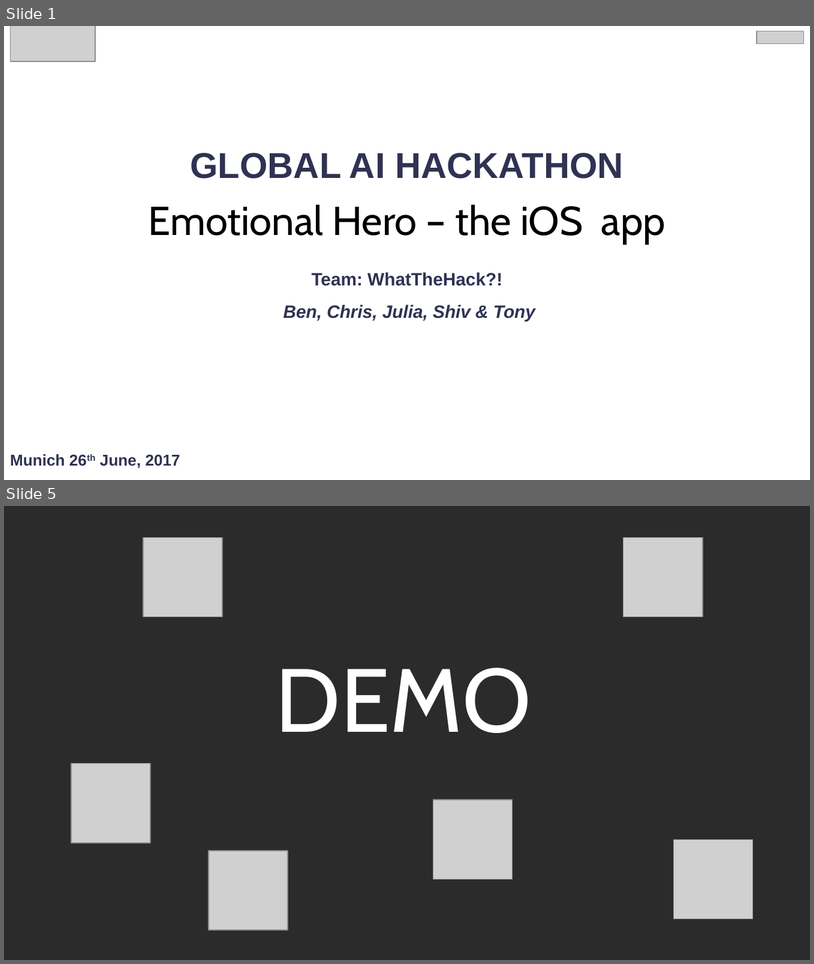
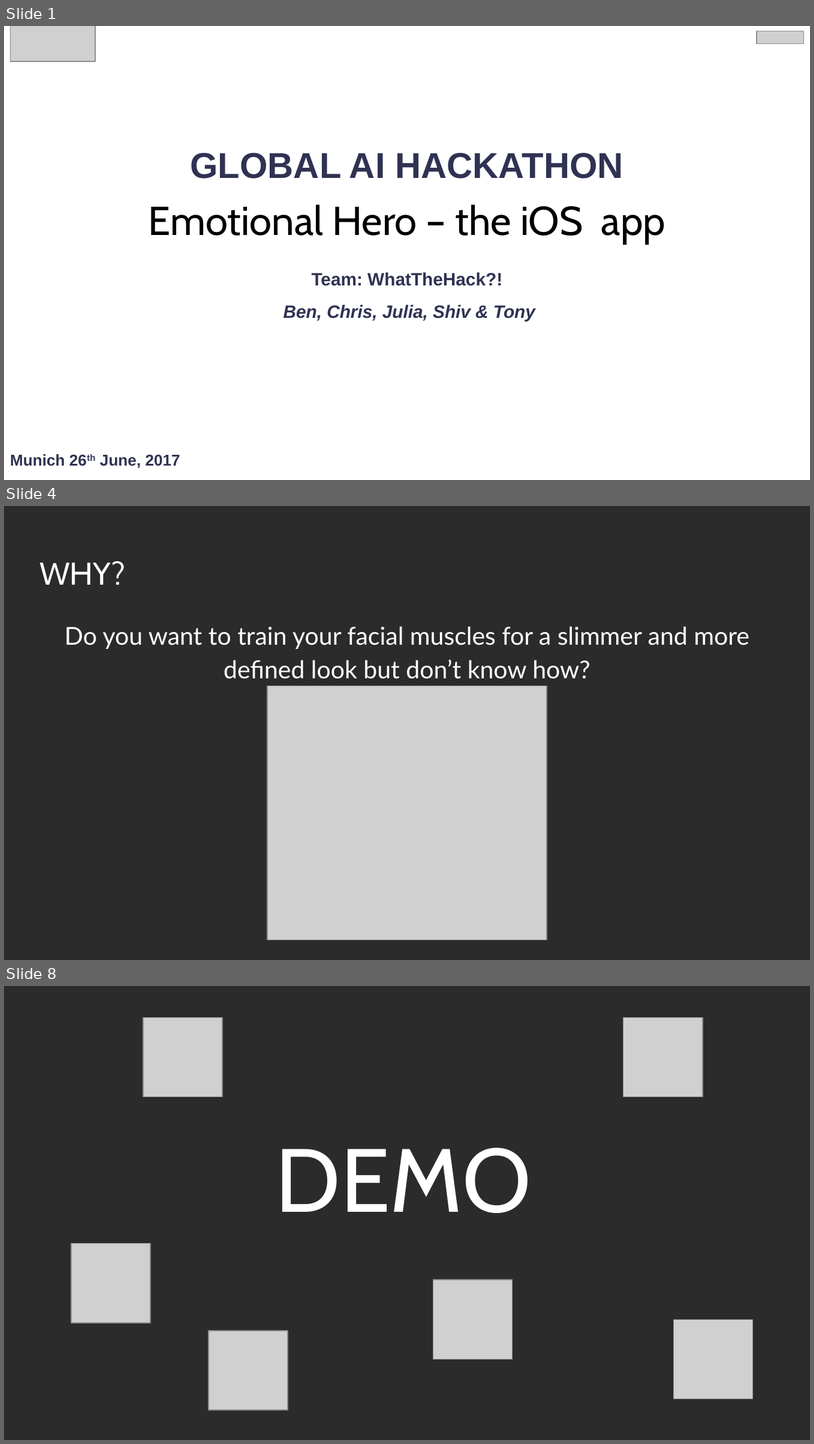
Before and after one commit to b3nk4n/AI-Hackathon, a slide deck: docs/AI Hackathon - Presentation.pptx. Shown one above the other, each under a label of ours: slides 1 and 5 before the commit, slides 1, 4 and 8 after it; the slides between them are not shown. The pictures are 814x964 and 814x1444 pixels, drawn with LibreOffice and Linux fonts; fonts in the diff are those of the drawing; grey boxes stand for pictures; background and template pictures are left out; a plain dark background stands for a picture behind light text. Boxes give left, top, right and bottom in pixels: in the first picture for what was removed or moved away, otherwise in the second. Text is boxed around its words. In the diff, an @@ line names an element or a change of style, - is before the commit and + after.

```diff
--- a/docs/AI Hackathon - Presentation.pptx
+++ b/docs/AI Hackathon - Presentation.pptx
@@ slide 4 added at (4, 506, 810, 960), background picture (left out) @@
@@ title added at (39, 561, 125, 585), 28 pt, text #FFFFFF @@
+WHY?
@@ text added at (65, 626, 750, 679), 22 pt, text #FFFFFF @@
+Do you want to train your facial muscles for a slimmer and more defined look but don’t know how?
@@ picture added at (267, 686, 548, 940) @@
@@ what was slide 5 is now slide 8 @@
```
Also in this commit, not shown: 5 slides changed, 4 other slides added, 1 slide removed.
